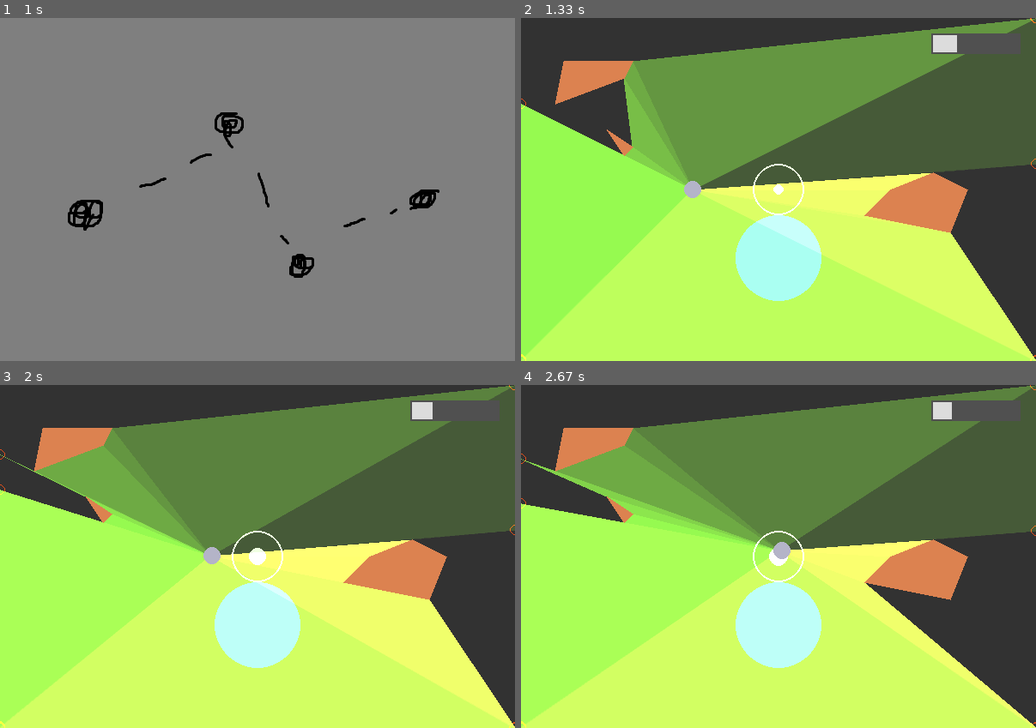
Above: before the commit, frames 1-4 (two rows, left to right).
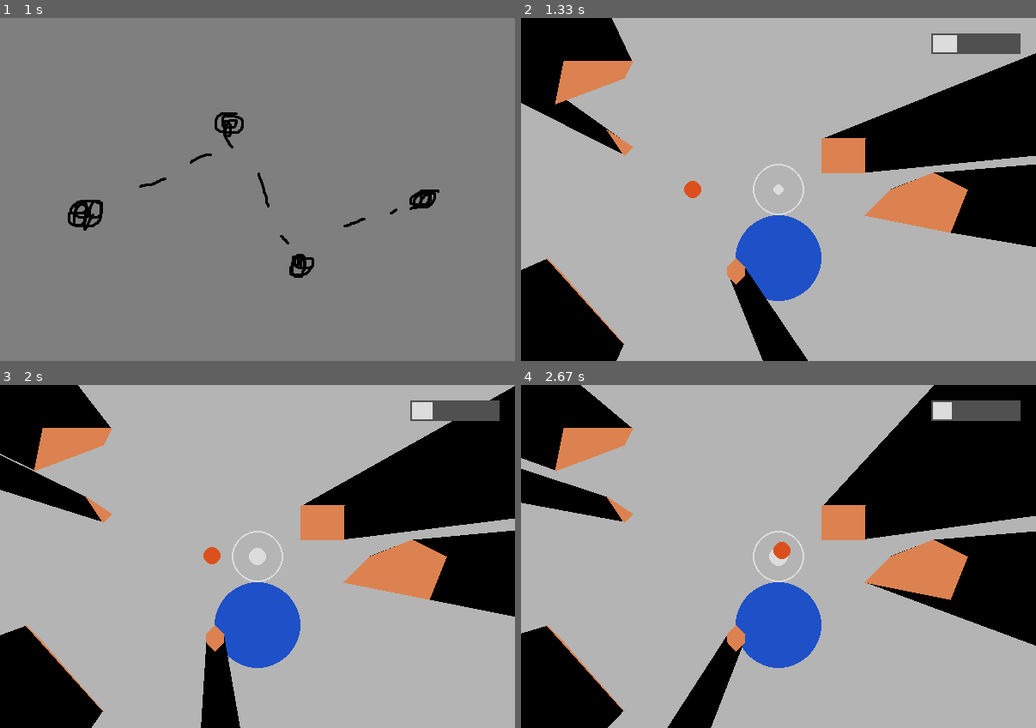
Above: after the commit, the same moments.

Repository: BLSchaf/some_game
Game: pygame game, started from helper_drone.py
Same seed, same stepped clock (60 frames per second), same inputs: the game is played once before the commit and once after it.
Inputs (mouse positions are in pixels of both pictures, inside the frame that each line leads up to):
- Up to frame 1 (1 s): click (257, 288) at 0.38 s; click (144, 151) at 0.72 s
- Up to frame 2 (1.33 s): click (830, 264) at 1.05 s
- Up to frame 3 (2 s): hold D 1.33-1.8 s; move the mouse to (97, 638) at 1.37 s; hold W from 1.83 s (still down); tap Space at 1.9 s
- Up to frame 4 (2.67 s): release W at 2.13 s; hold D 2.17-2.63 s; tap Space at 2.23, 2.53 s

Frame 1 is identical in both runs. In frame 2, 96% of the frame differs, in the area x 0-100%, y 0-100%; in frame 3, 96%; in frame 4, 96%.

Commit message:
fixed triangles

Diff:
--- a/helper_classes.py
+++ b/helper_classes.py
@@ -8,7 +8,7 @@
         self.x = pos[0]
         self.y = pos[1]
         self.r = 10
-        self.color = (180, 180, 200)
+        self.color = (220, 80, 30)
         self.vel = [0,0]
         self.acc = 5
         self.charging = False
@@ -43,7 +43,9 @@
 
         self.x += self.vel[0]
         self.y += self.vel[1]
-        self.pos = (self.x, self.y)
+
+    def update_pos(self):
+         self.pos = (self.x, self.y)
 
     def draw(self, window):
         pygame.draw.circle(window, self.color, (int(self.x), int(self.y)), self.r)
@@ -54,24 +56,27 @@
 
 
 class Obstacle():
-    def __init__(self, points):
+    def __init__(self, points, visible=True):
         self.points = points
         self.points_int = [list(map(int, point)) for point in self.points]
         self.color = (220, 130, 80)
         self.x_vel = random.randint(-10,10)/10
         self.y_vel = random.randint(-10,10)/10
+        self.visible = visible
 
     def __len__(self):
         return len(self.points)
 
     def move(self):
-        self.x_vel *= random.randint(90,110) / 100
-        self.y_vel *= random.randint(90,110) / 100
-        self.points = [(i + self.x_vel, j + self.y_vel) for i, j in self.points]
-        self.points_int = [list(map(int, point)) for point in self.points]
+        if self.visible:
+            self.x_vel *= random.randint(90,110) / 100
+            self.y_vel *= random.randint(90,110) / 100
+            self.points = [(i + self.x_vel, j + self.y_vel) for i, j in self.points]
+            self.points_int = [list(map(int, point)) for point in self.points]
 
     def draw(self, window):
-        pygame.draw.polygon(window, self.color, self.points_int)
+        if self.visible:
+            pygame.draw.polygon(window, self.color, self.points_int)
 
 
 
--- a/helper_drone.py
+++ b/helper_drone.py
@@ -5,6 +5,7 @@
 import math
 from helper_intersection import *
 from helper_classes import Drone, Obstacle, Button
+import pygame.gfxdraw
 
 
 # Setup Window ------------------------------------------------ #
@@ -16,6 +17,9 @@
 main_clock = pygame.time.Clock()
 
 WINDOW = pygame.display.set_mode(SIZE)
+MASK = pygame.surface.Surface(SIZE).convert_alpha()
+
+
 pygame.display.set_caption('Helper Drone')
 
 TITLE_IMG = pygame.image.load(r'assets\title_green.png').convert()
@@ -35,10 +39,6 @@
 def close_all():
     pygame.quit()
     sys.exit()
-
-
-
-
 
 
 # Music Stuff ----------------------------------------------------- #
@@ -96,13 +96,8 @@
     # Line to Vertices Intersection
     # get all vertices, although not needed - readability
     vertex_list = [obstacle.points[i] for obstacle in obstacles for i in range(len(obstacle))]
-    vertex_list += [(0,0), (WIDTH, 0), (WIDTH, HEIGHT), (0, HEIGHT)]
     vertex_list_valid = []
     intersection_list = []
-    border_lines = [((0,0), (WIDTH, 0)),
-                    ((0,0), (1, HEIGHT)),
-                    ((0, HEIGHT), (WIDTH, HEIGHT)),
-                    ((WIDTH, HEIGHT), (WIDTH+1, 0))]
 
     #get relevant vertices
     for i, vertex in enumerate(vertex_list):
@@ -116,6 +111,7 @@
                     vertex_flag = False
 
 
+        # for relevant vertices create two new rays
         if vertex_flag:
             current_angle = get_angle(drone.pos, vertex)
             vertex_list_valid.append([vertex, current_angle])
@@ -129,44 +125,38 @@
                 angle_minus += math.pi*2
             angle_change = [angle_plus, angle_minus]
 
-            # *** angle_minus not working ***
-
-
-
             for angle in angle_change:
                 x = drone.pos[0] + math.cos(angle) * radar_len
                 y = drone.pos[1] - math.sin(angle) * radar_len
+
+                possible_intersects = []
                 for obstacle in obstacles:
                     for j in range(len(obstacle)):
                         obstacle_line = (obstacle.points[j], obstacle.points[(j+1)%(len(obstacle))])
-                        if get_intersection(obstacle_line, (drone.pos, (x, y))):
-                            vertex_flag = False
-
-                if vertex_flag:
-                    for line in border_lines:
-                        intersection = get_intersection(line, (drone.pos, (x, y)))
-                        if intersection:
-                            intersection_list.append(intersection)
-                            vertex_list_valid.append([intersection, angle])
+                        intersect = get_intersection(obstacle_line, (drone.pos, (x, y)))
+                        if intersect:
+                            possible_intersects.append(intersect)
+
+
+                min_distance = radar_len
+                for intersect in possible_intersects:
+                    distance = get_distance(drone.pos, intersect)
+                    if distance < min_distance:
+                        min_distance = distance
+                        closest_intersect = intersect
+
+                intersection_list.append(closest_intersect)
+                vertex_list_valid.append([closest_intersect, angle])
 
 
     # sort all relevant vertices
     vertex_list_valid.sort(key=lambda tup: tup[1])
 
-    # Tirangle Intersection
+    # Tirangles
     triangles = []
     for i, vertex in enumerate(vertex_list_valid):
         vertex_line = vertex_list_valid[i][0], vertex_list_valid[(i+1)%(len(vertex_list_valid))][0]
-        vertex_flag = True
-        for obstacle in obstacles:
-            for j in range(len(obstacle)):
-                obstacle_line = (obstacle.points[j], obstacle.points[(j+1)%(len(obstacle))])
-                intersection = get_intersection(obstacle_line, vertex_line)
-                if intersection:
-                    vertex_flag = False
-
-        if vertex_flag:
-            triangles.append((drone.pos, vertex_line[0], vertex_line[1]))
+        triangles.append((drone.pos, vertex_line[0], vertex_line[1]))
 
     return triangles, intersection_list
 
@@ -174,7 +164,8 @@
 
 # Update Game Window ---------------------------------------------- #
 def update_window(center, triangles, drone, obstacles, intersection_list):
-    WINDOW.fill((50, 50, 50))
+    WINDOW.fill((180,180,180))
+    MASK.fill((0,0,0,255))
 
     # draw center
     pygame.draw.circle(WINDOW, (220, 220, 220), CENTER, 30, 2)
@@ -182,20 +173,33 @@
 
     pygame.draw.circle(WINDOW, (30, 80, 200), (300, 280), 50)
 
-    for intersection in intersection_list:
-        pygame.draw.circle(WINDOW, (220, 80, 30), intersection, 6, 1)
+##    for intersection in intersection_list:
+##        pygame.draw.circle(WINDOW, (80, 20, 230), intersection, 6, 1)
 ##  for i, vertex in enumerate(vertex_list):
 ##      pygame.draw.aaline(WINDOW, (222,222,222), vertex, drone.pos)
 
     # draw triangles of sight
-    light_surf = pygame.Surface(SIZE)
-    for i, triangle in enumerate(triangles):
-        pygame.draw.polygon(light_surf, (min(255,(i+1)*10),min(255,(i+1)*20),min(255,(i+1)*3)), triangle)
-    #test_surf.set_colorkey((0,0,0))
-    WINDOW.blit(light_surf, (0, 0, WIDTH, HEIGHT), special_flags=pygame.BLEND_RGBA_ADD)
+##    light_surf = pygame.Surface(SIZE)
+##    for i, triangle in enumerate(triangles):
+##        #pygame.draw.polygon(light_surf, (min(255,(i+1)*10),min(255,(i+1)*20),min(255,(i+1)*3)), triangle)
+##        pygame.draw.polygon(light_surf, (10, 20, 3), triangle)
+##    #test_surf.set_colorkey((0,0,0))
+##    WINDOW.blit(light_surf, (0, 0, WIDTH, HEIGHT), special_flags=pygame.BLEND_RGBA_ADD)
+
+    for triangle in triangles:
+        pygame.gfxdraw.filled_polygon(MASK, triangle, (0, 0, 0, 0))
+        #pygame.draw.polygon(MASK, (0, 0, 0, 0), triangle)
+
 
     # draw drone and obstacles
     drone.draw(WINDOW)
+
+
+
+
+
+    WINDOW.blit(MASK,(0,0))
+
     for obstacle in obstacles:
         obstacle.draw(WINDOW)
 
@@ -332,26 +336,29 @@
 # Level Orchestrator ------------------------------------------------------- #
 def level(level):
     print('level_script')
-    borders = Obstacle([(0,0), (0, WIDTH), (WIDTH, HEIGHT), (0, HEIGHT)])
+    borders = Obstacle([(-1,0), (WIDTH, 0), (WIDTH+1, HEIGHT), (0, HEIGHT)], False)
     LEVEL_DICT = {
         1: [Drone((200, 200), 50),
             [
-                #borders
+                borders
             ]
         ],
         2: [Drone((200, 200), 20),
             [
-                #borders,
+                borders,
                 Obstacle([(50,50), (40,100), (120,70), (130,50)]),
                 Obstacle([(100,130), (120,160), (130,150)])
             ]
         ],
         3: [Drone((200,200), 30),
             [
-                #borders,
+                borders,
                 Obstacle([(50,50), (40,100), (120,70), (130,50)]),
                 Obstacle([(100,130), (120,160), (130,150)]),
-                Obstacle([(400,230), (500,250), (520, 200), (480, 180), (430, 200)])
+                Obstacle([(400,230), (500,250), (520, 200), (480, 180), (430, 200)]),
+                Obstacle([(250, 280), (261,290), (260, 300), (250, 310), (241, 300), (240, 290)]),
+                Obstacle([(50, 300), (120, 380), (30, 280), (40, 290)]),
+                Obstacle([(350, 180), (400, 180), (401, 140), (351, 140)])
             ]
         ]
     }
@@ -420,6 +427,21 @@
 
         # Do Stuff
         drone.move(FPS)
+        if drone.x <= 0:
+            drone.x = 1
+            drone.vel[0] = 0
+        if drone.x >= WIDTH:
+            drone.x = WIDTH
+            drone.vel[0] = 0
+        if drone.y <= 0:
+            drone.y = 1
+            drone.vel[1] = 0
+        if drone.y >= HEIGHT:
+            drone.y = HEIGHT-1
+            drone.vel[1] = 0
+
+        drone.update_pos()
+
 ##        for obstacle in obstacles:
 ##            obstacle.move()
 
--- a/helper_intersection.py
+++ b/helper_intersection.py
@@ -39,25 +39,26 @@
 
 
 def get_intersection(line1, line2):
-    if line1[0] == line2[1] or line1[1] == line2[1] or line1[0] == line2[0] or line1[1] == line2[0]:
+    if line1[0] == line2[0]  or line1[0] == line2[1] or line1[1] == line2[1]  or line1[1] == line2[0]:
         return None
     intersection_pt = calc_intersect(line1, line2)
 
     if (line1[0][0] < line1[1][0]):
-        if intersection_pt[0] < line1[0][0] or intersection_pt[0] > line1[1][0]:
+        if intersection_pt[0] <= line1[0][0] or intersection_pt[0] >= line1[1][0]:
             return None
     else:
-        if intersection_pt[0] > line1[0][0] or intersection_pt[0] < line1[1][0]:
+        if intersection_pt[0] >= line1[0][0] or intersection_pt[0] <= line1[1][0]:
             return None
 
     if (line2[0][0] < line2[1][0]):
-        if intersection_pt[0] < line2[0][0] or intersection_pt[0] > line2[1][0]:
+        if intersection_pt[0] <= line2[0][0] or intersection_pt[0] >= line2[1][0]:
             return None
     else:
-        if intersection_pt[0] > line2[0][0] or intersection_pt[0] < line2[1][0]:
+        if intersection_pt[0] >= line2[0][0] or intersection_pt[0] <= line2[1][0]:
             return None
 
-    return list(map(int, calc_intersect(line1, line2)))
+    #return list(map(int, calc_intersect(line1, line2)))
+    return calc_intersect(line1, line2)
 
 
 # Line Stuff ---------------------------------------------- #
--- a/intersection_stuff.py
+++ b/intersection_stuff.py
@@ -56,7 +56,8 @@
         if intersection_pt[0] > line2[0][0] or intersection_pt[0] < line2[1][0]:
             return None
 
-    return list(map(int, calc_intersect(line1, line2)))
+    #return list(map(int, calc_intersect(line1, line2)))
+    return calc_intersect(line1, line2)
 
 def check_intersection(polygon, line):
     """ polygon is object with points attribute (list of coord tuples) """
Binary file added: assets/before.png
